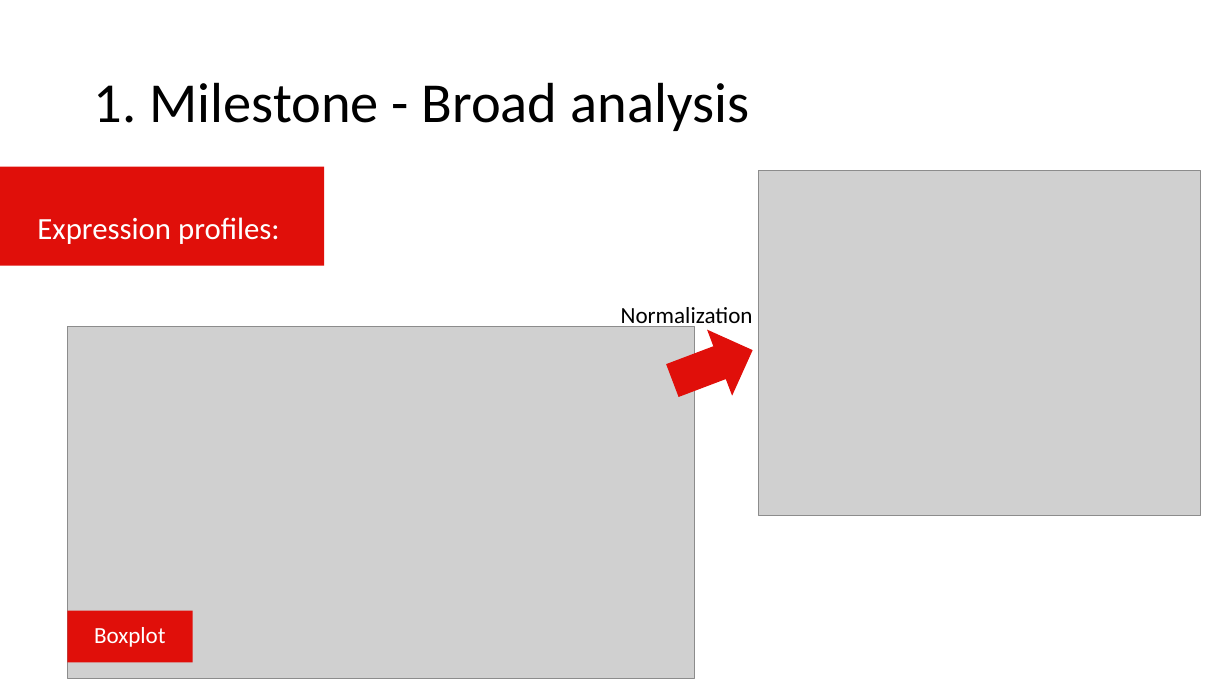
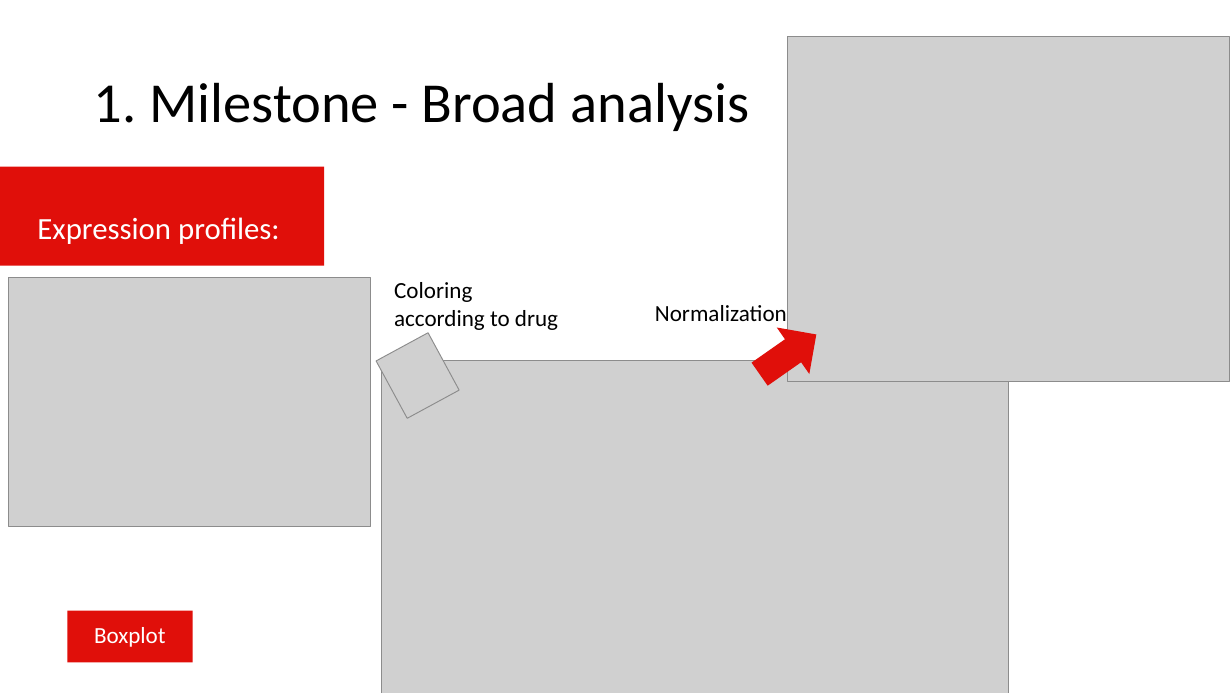
Before and after one commit to datascience-mobi/group-04-project-2-4, a slide deck: slide 1 of All_Results.pptx. Drawn at 1232x693 pixels with LibreOffice and Linux fonts; fonts in the diff are those of the drawing; grey boxes stand for pictures. Boxes give left, top, right and bottom in pixels: in the first picture for what was removed or moved away, otherwise in the second. Text is boxed around its words. In the diff, an @@ line names an element or a change of style, - is before the commit and + after.

Commit message:
labeling Milestone 3 + erster kritikpunkt von Julia (Boxplot ohne Färbung)

```diff
--- a/All_Results.pptx
+++ b/All_Results.pptx
@@ picture: place and size @@
-picture at (759,171,1201,516)
+picture at (788,37,1230,382)
@@ picture added at (8,277,371,526) @@
@@ text added at (394,282,558,333), 18 pt, text #000000 @@
+Coloring according to drug
@@ text "Normalization": place and size @@
-text "Normalization" at (621,307,753,330)
+text "Normalization" at (655,305,787,328)
@@ right arrow at (745,313,831,395): rotation 339 to 325 degrees @@
@@ picture added at (377,332,460,418) @@
@@ picture: place and size @@
-picture at (67,326,695,678)
+picture at (381,360,1008,693)
```
Also in this commit, not shown: 2 other files.
